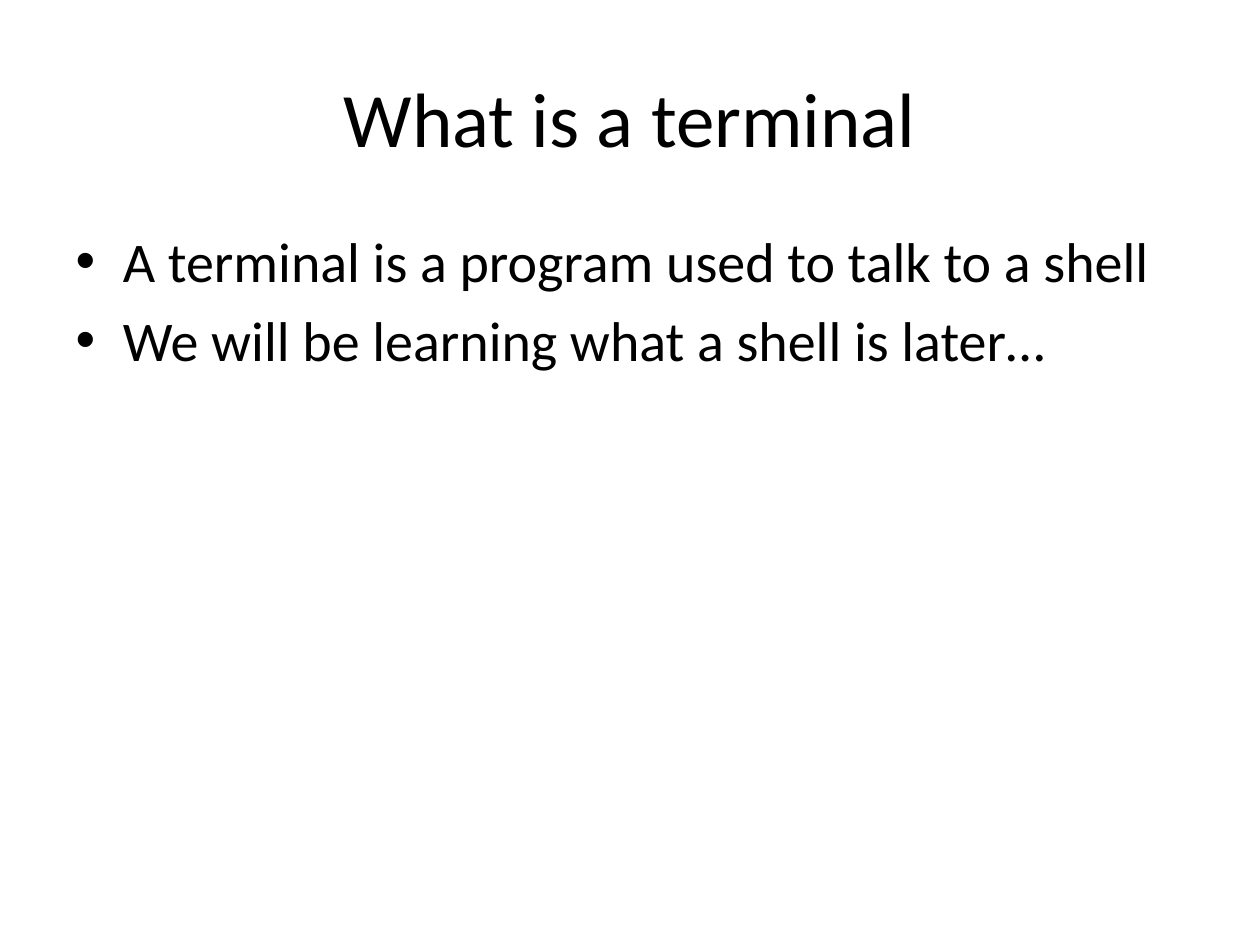
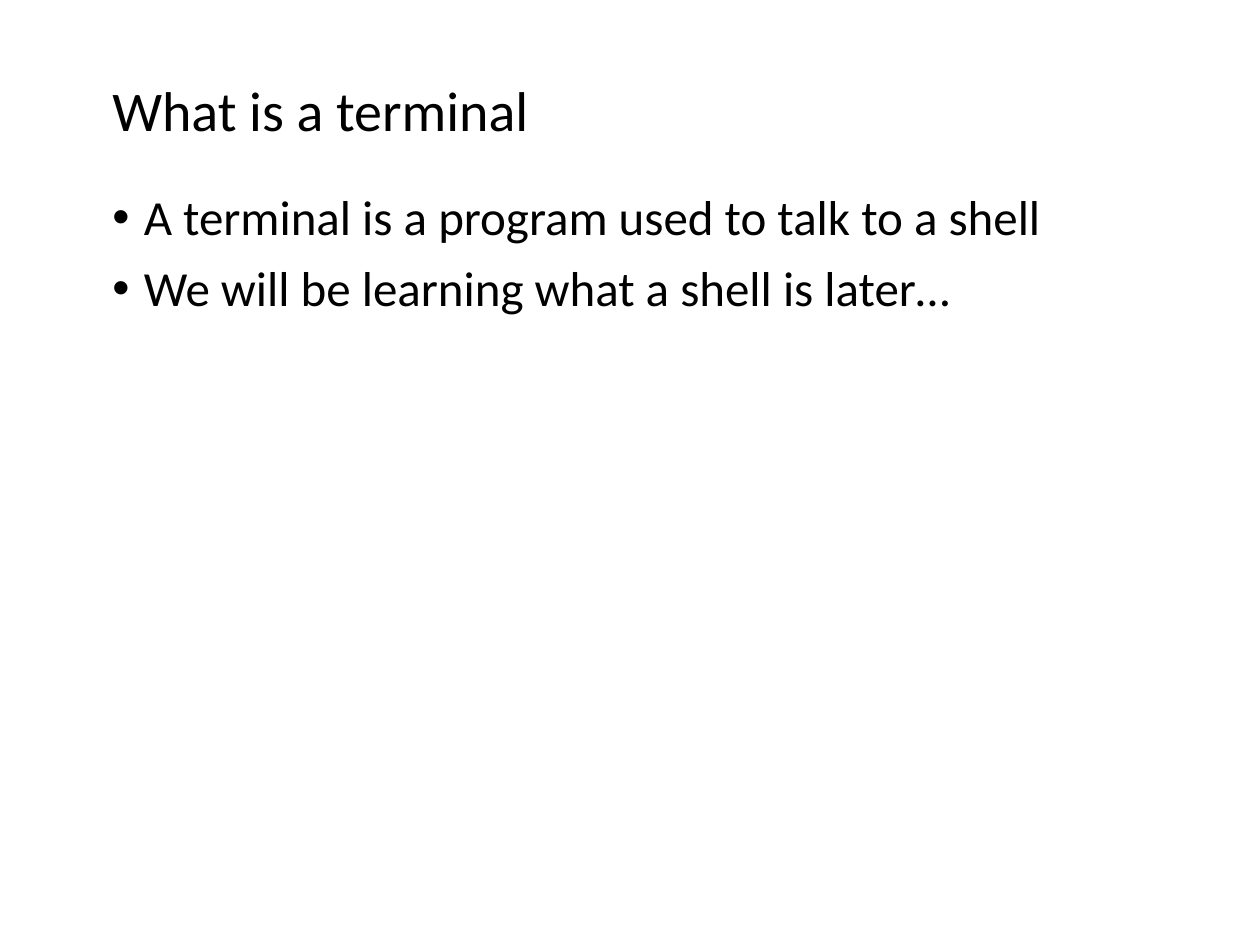
Before and after one commit to ncasuk/ncas-isc, a slide deck: slide 4 of shell/presentations/0_editors.pptx. Drawn at 1260x945 pixels with LibreOffice and Linux fonts; fonts in the diff are those of the drawing; background and template pictures are left out. Boxes give left, top, right and bottom in pixels: in the first picture for what was removed or moved away, otherwise in the second. Text is boxed around its words. In the diff, an @@ line names an element or a change of style, - is before the commit and + after.

```diff
--- a/shell/presentations/0_editors.pptx
+++ b/shell/presentations/0_editors.pptx
@@ title "What is a terminal": place and size @@
-title "What is a terminal" at [344,93,915,148]
+title "What is a terminal" at [112,92,528,132]
@@ title "What is a terminal" at [112,92,528,132]: size 44 to 32 pt; alignment centre to left; line spacing 1 to 0.9 @@
@@ text "A terminal is a program ...": place and size @@
-text "A terminal is a program ..." at [123,243,1148,371]
+text "A terminal is a program ..." at [144,201,1041,315]
@@ text "A terminal is a program ..." at [144,201,1041,315]: size 32 to 28 pt; indent changed; line spacing 1 to 0.9; more space between paragraphs @@
```
Also in this commit, not shown: 7 other slides changed, 2 other files.
